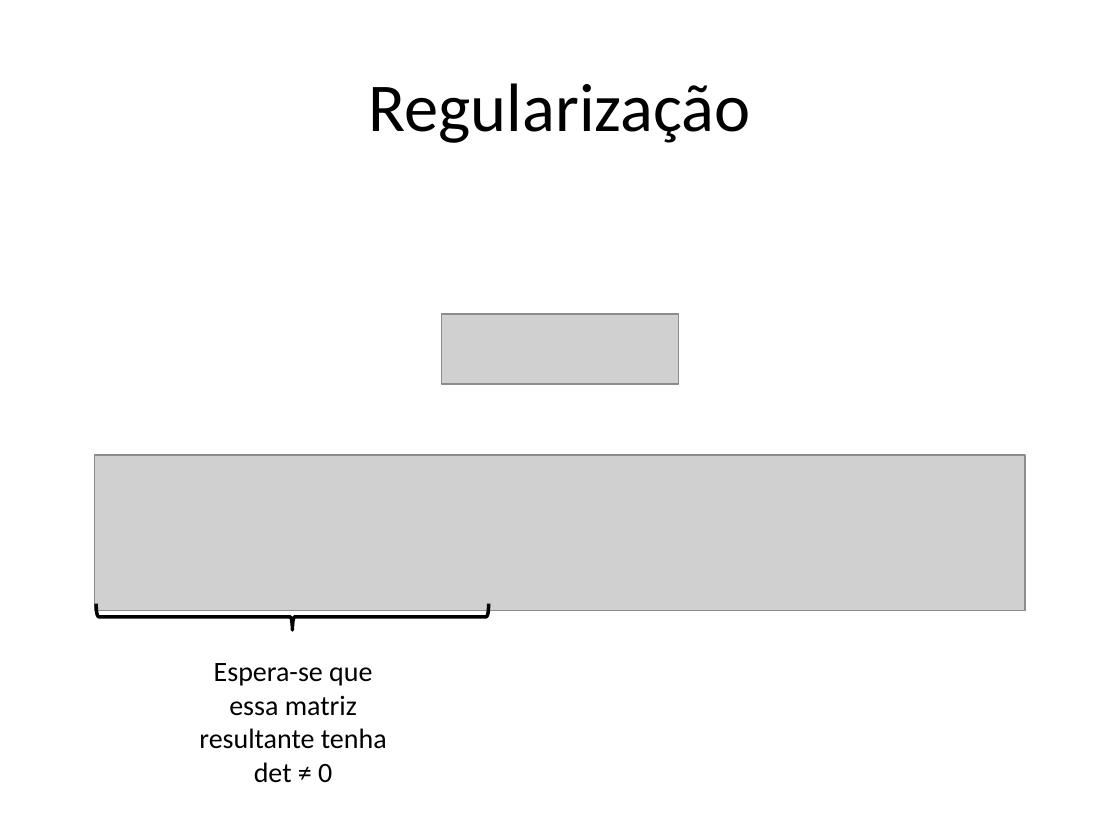
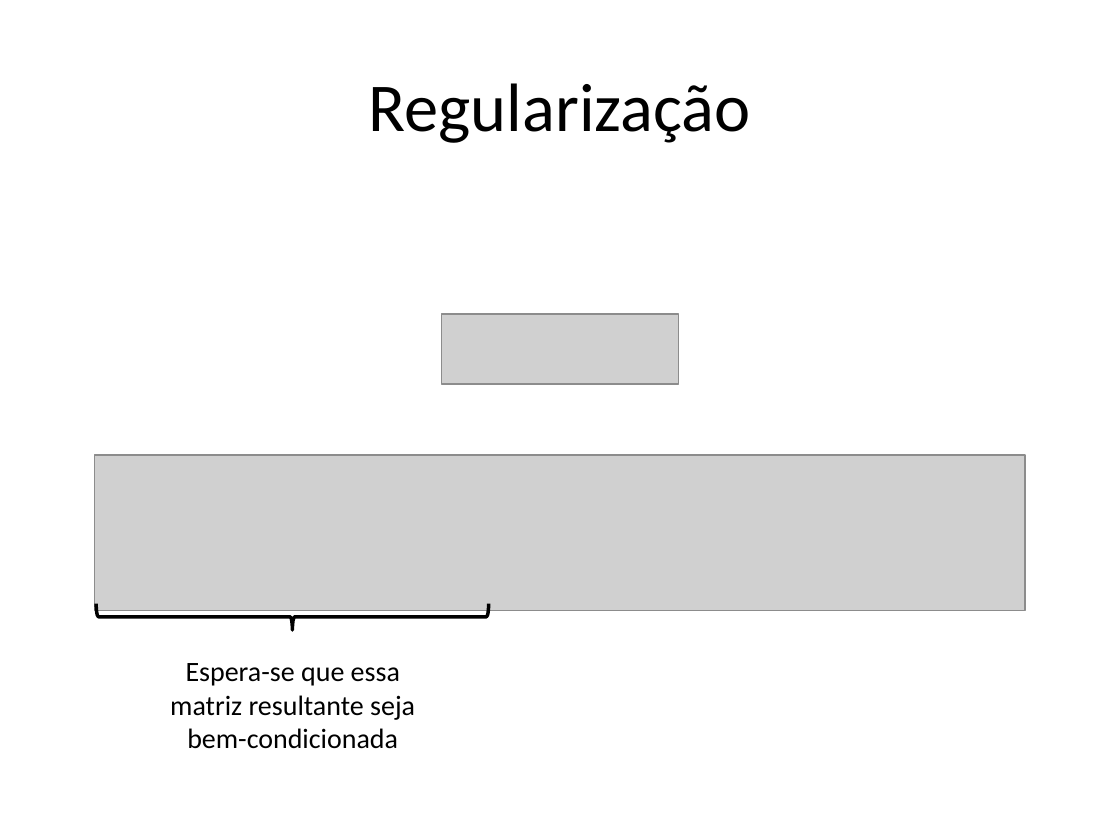
Before and after one commit to pinga-lab/inverse-problems-old, a slide deck: slide 116 of aulas/aula3/Regularizacao.pptx. Drawn at 1120x840 pixels with LibreOffice and Linux fonts; fonts in the diff are those of the drawing; grey boxes stand for pictures. Boxes give left, top, right and bottom in pixels: in the first picture for what was removed or moved away, otherwise in the second. Text is boxed around its words. In the diff, an @@ line names an element or a change of style, - is before the commit and + after.

```diff
--- a/aulas/aula3/Regularizacao.pptx
+++ b/aulas/aula3/Regularizacao.pptx
@@ text at (170, 663, 415, 749): text changed @@
-Espera-se que essa matriz resultante tenha det ≠ 0
+Espera-se que essa matriz resultante seja
+bem-condicionada
```
Also in this commit, not shown: 4 other slides changed, 21 other files.
